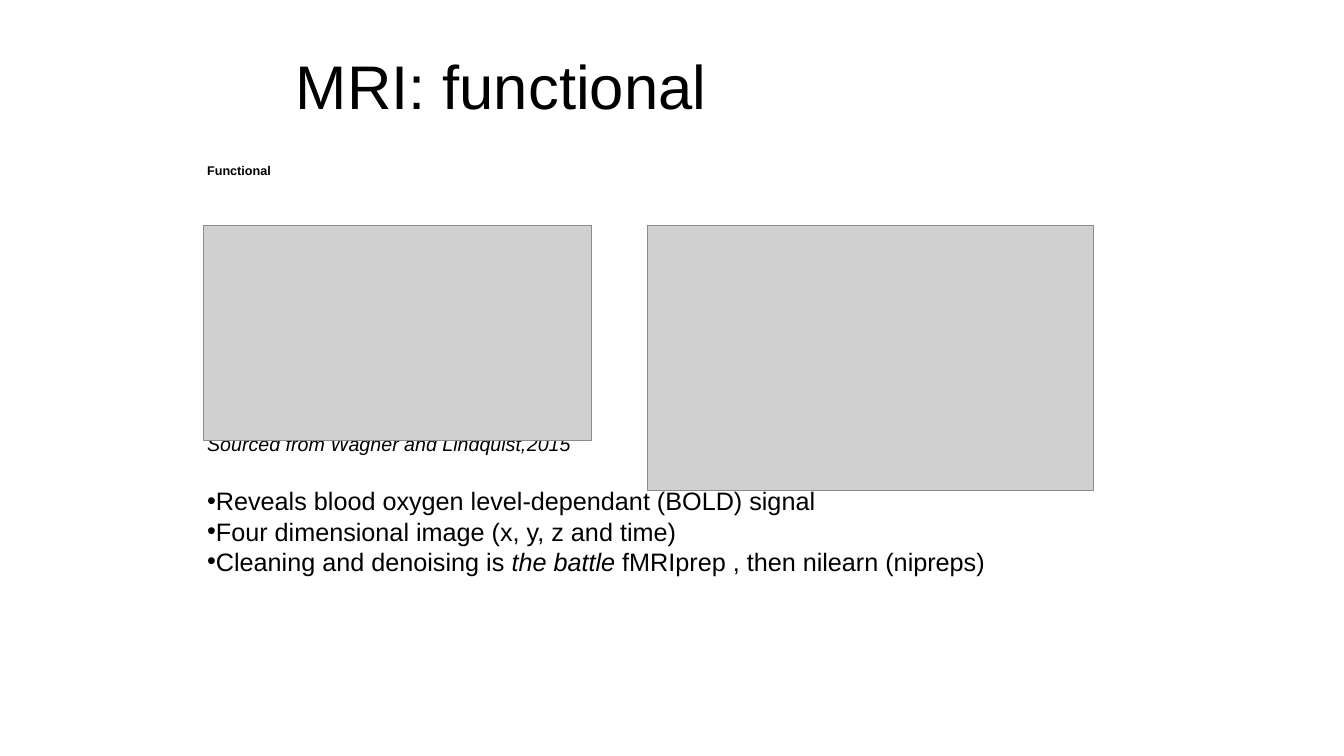
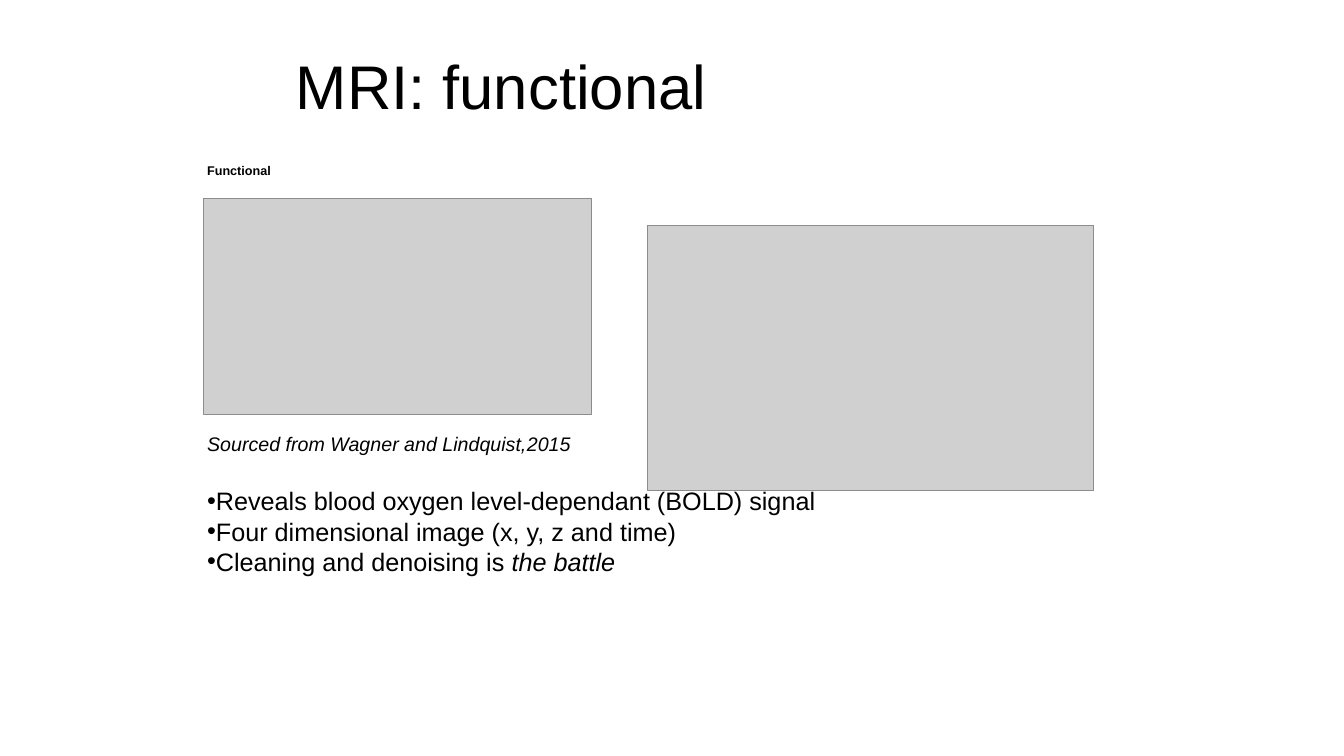
Before and after one commit to esciencecenter-digital-skills/medical-image-processing-materials, a slide deck: slide 16 of presentations/mri_lecture.pptx. Drawn at 1344x756 pixels with LibreOffice and Linux fonts; fonts in the diff are those of the drawing; grey boxes stand for pictures; background and template pictures are left out. Boxes give left, top, right and bottom in pixels: in the first picture for what was removed or moved away, otherwise in the second. Text is boxed around its words. In the diff, an @@ line names an element or a change of style, - is before the commit and + after.

```diff
--- a/presentations/mri_lecture.pptx
+++ b/presentations/mri_lecture.pptx
@@ picture: place and size @@
-picture at (204, 225, 592, 441)
+picture at (204, 199, 592, 414)
@@ text at (207, 552, 616, 577): text changed @@
-• Cleaning and denoising is the battle fMRIprep , then nilearn (nipreps)
+• Cleaning and denoising is the battle
```
Also in this commit, not shown: 1 other slide changed, 1 slide added, 1 other file.
